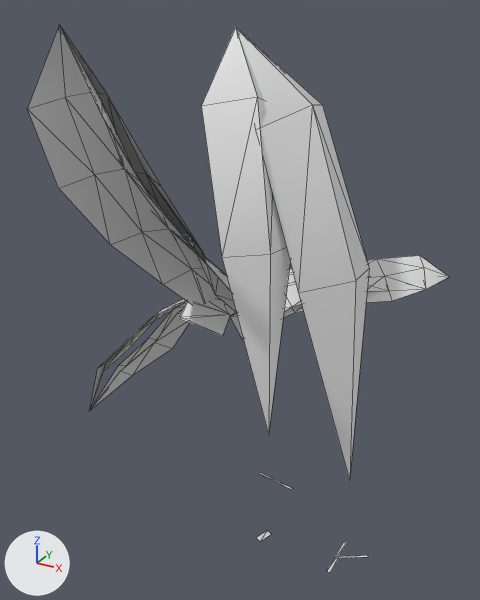
One commit to the OBJ model game/assets/models/plants/SM_Plant_BananaYoung_Leaf_LOD1.obj: the scene before it, then after it.
Both versions are drawn from a 50 mm camera at (1.89, -3.39, 3.81) aimed at (-0.01, 0.06, 2.08). Lighting does not change. The marker at lower left points along +X, +Y and +Z. The picture after the commit comes second. Mesh edges are drawn as thin lines. Where no turn or scale is listed for an object, it has been applied to the vertices. Vertices at exactly the same position are counted once.

In view in the first picture: 'SM_Plant_BananaYoung_Leaf_LOD1'.
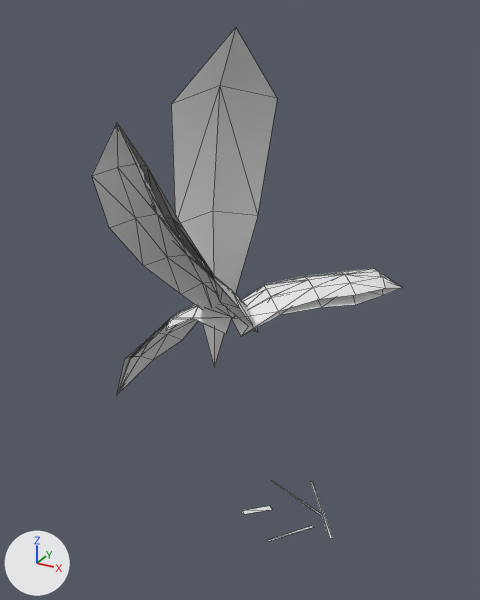
What differs and where, as boxes [x1, y1, x2, y2] in the pictures (480 x 600 px; the box of a moved part takes in the faces that stretch with it):
'SM_Plant_BananaYoung_Leaf_LOD1', reshaped (26% narrower, 6% shorter): before [27, 24, 449, 572]; after [92, 27, 402, 541]
part 1 of me_sm_plant_bananayoung_leaf_lod1, moved or reshaped: before [27, 24, 236, 312]; after [92, 123, 258, 332]
part 2 of me_sm_plant_bananayoung_leaf_lod1, rebuilt (22% narrower, 19% shorter): before [225, 255, 449, 339]; after [227, 268, 402, 336]
part 3 of me_sm_plant_bananayoung_leaf_lod1, rebuilt (19% narrower, 19% shorter): before [89, 299, 230, 411]; after [117, 305, 231, 395]
part 4 of me_sm_plant_bananayoung_leaf_lod1, deleted: before [256, 531, 271, 542]
part 5 of me_sm_plant_bananayoung_leaf_lod1, deleted: before [327, 542, 346, 572]
part 6 of me_sm_plant_bananayoung_leaf_lod1, deleted: before [335, 555, 368, 558]
part 7 of me_sm_plant_bananayoung_leaf_lod1, deleted: before [259, 473, 293, 489]
part 8 of me_sm_plant_bananayoung_leaf_lod1, cut back: before [201, 27, 369, 480]; after [171, 27, 277, 367]
part 9 of me_sm_plant_bananayoung_leaf_lod1, added: after [243, 480, 333, 541]

The change in detail:
me_sm_plant_bananayoung_leaf_lod1 is used by ob_sm_plant_bananayoung_leaf_lod1; location (0.0, 0.0, 0.0).
Verts and faces of me_sm_plant_bananayoung_leaf_lod1; kept vertices keep their numbers, new ones are numbered from 154.
me_sm_plant_bananayoung_leaf_lod1 had 154 vertices, 191 faces and spanned x -1.4..1.12, y -1.24..0.98, z -0.04..3.75.
me_sm_plant_bananayoung_leaf_lod1 now has 146 vertices, 211 faces and spans x -1.09..0.86, y -0.95..0.94, z -0.06..3.72.
me_sm_plant_bananayoung_leaf_lod1 part 1: the loose piece of 44 vertices spanning x -0.42..0.24, y -1.24..0.14, z 1.93..3.75 is scaled about its middle by 0.769, then moved by (0.02, 0.13, -0.21).
me_sm_plant_bananayoung_leaf_lod1 part 2: the loose piece of 36 vertices spanning x -0.13..1.12, y -0.15..0.95, z 1.93..2.32 is rebuilt with 40 vertices and now spans x -0.1..0.86, y -0.11..0.74, z 1.93..2.23.
me_sm_plant_bananayoung_leaf_lod1 part 3: the loose piece of 36 vertices spanning x -1.4..0.01, y -0.21..0.26, z 0.81..2.09 is rebuilt with 38 vertices and now spans x -1.09..0.01, y -0.17..0.2, z 1.06..2.05.
me_sm_plant_bananayoung_leaf_lod1 part 4: the loose piece of 4 vertices spanning x 0.08..0.14, y 0.16..0.31, z 0.0..0.05 is deleted.
me_sm_plant_bananayoung_leaf_lod1 part 5: the loose piece of 4 vertices spanning x 0.66..0.73, y 0.05..0.54, z -0.04..0.13 is deleted.
me_sm_plant_bananayoung_leaf_lod1 part 6: the loose piece of 4 vertices spanning x 0.69..0.9, y 0.25..0.42, z 0.03..0.07 is deleted.
me_sm_plant_bananayoung_leaf_lod1 part 7: the loose piece of 4 vertices spanning x -0.31..0.13, y 0.72..0.98, z -0.03..0.14 is deleted.
Part 8, on me_sm_plant_bananayoung_leaf_lod1:
21 vertices are removed from x -0.06..0.84, y -0.53..0.7, z 1.03..3.4.
24 faces are deleted.
7 vertices are added at x -0.54..0.06, y -0.06..0.58, z 1.25..3.38.
8 new faces join them.
Part 9, on me_sm_plant_bananayoung_leaf_lod1:
New vertex 154 is at (0.56, 0.56, -0.06), pixel (332, 538).
New vertex 155 is at (0.22, 0.94, 0.09), pixel (312, 482).
New vertex 156 is at (0.2, 0.93, 0.1), pixel (310, 481).
New vertex 157 is at (0.55, 0.54, -0.05), pixel (329, 538).
New vertex 158 is at (-0.11, 0.79, 0.09), pixel (270, 480).
New vertex 159 is at (0.38, 0.75, -0.05), pixel (320, 515).
New vertex 160 is at (0.38, 0.77, -0.06), pixel (321, 514).
New vertex 161 is at (-0.11, 0.81, 0.08), pixel (271, 480).
New vertex 162 is at (0.38, 0.57, -0.02), pixel (311, 525).
New vertex 163 is at (0.16, 0.19, 0.05), pixel (267, 540).
New vertex 164 is at (0.18, 0.18, 0.05), pixel (268, 541).
New vertex 165 is at (0.4, 0.56, -0.02), pixel (313, 527).
New vertex 166 is at (0.0, 0.57, 0.03), pixel (269, 505).
New vertex 167 is at (-0.16, 0.38, 0.05), pixel (242, 510).
New vertex 168 is at (-0.12, 0.35, 0.06), pixel (244, 514).
New vertex 169 is at (0.04, 0.53, 0.03), pixel (272, 509).
New faces: (154, 155, 157), (158, 159, 161), (162, 163, 165), (166, 167, 169), (155, 156, 157), (159, 160, 161).
New faces: (163, 164, 165), (167, 168, 169).
